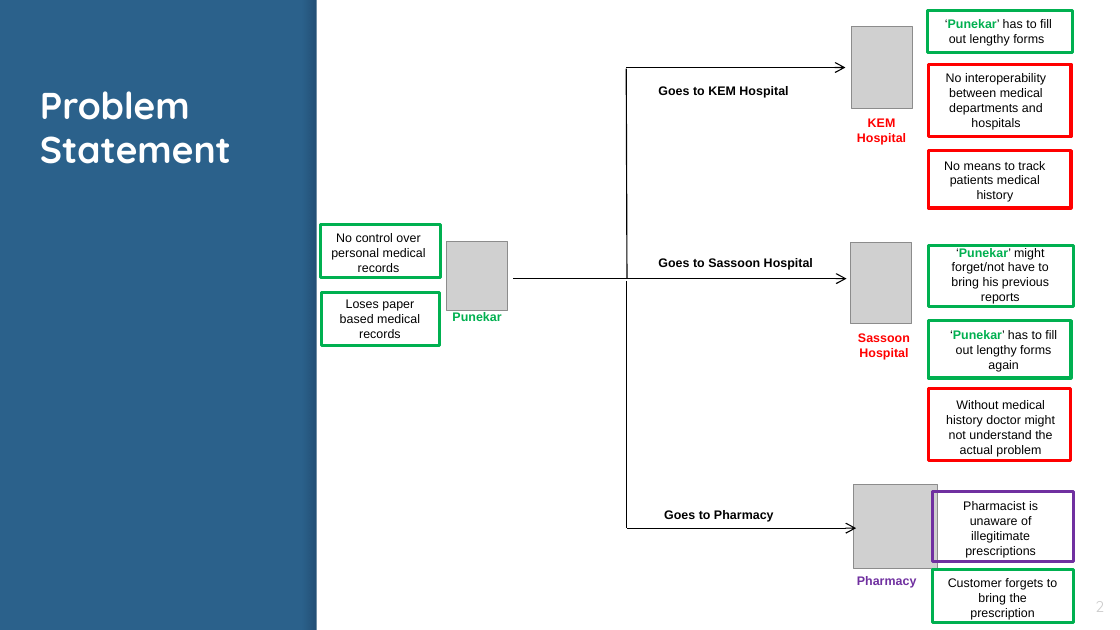
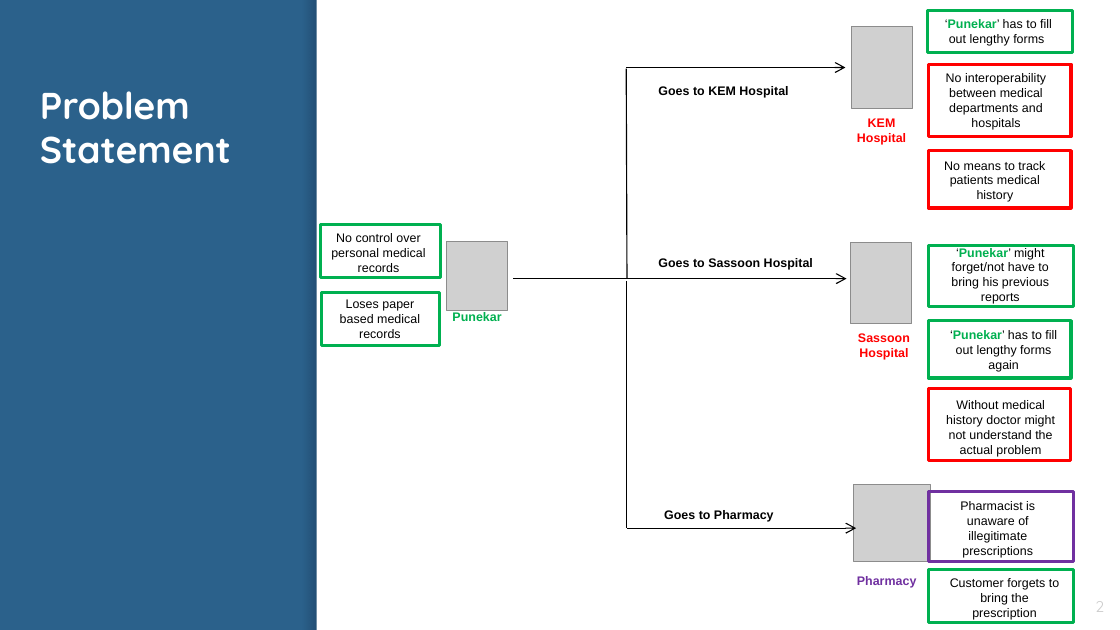
Before and after one commit to ShikharBhatt/NITI, a slide deck: slide 2 of niti aayog.pptx. Drawn at 1120x630 pixels with LibreOffice and Linux fonts; fonts in the diff are those of the drawing; grey boxes stand for pictures. Boxes give left, top, right and bottom in pixels: in the first picture for what was removed or moved away, otherwise in the second. Text is boxed around its words. In the diff, an @@ line names an element or a change of style, - is before the commit and + after.

Commit message:
Probelem Statement Diagram Aligned

```diff
--- a/niti aayog.pptx
+++ b/niti aayog.pptx
@@ picture: place and size @@
-picture at <box>853,484,937,568</box>
+picture at <box>853,484,931,561</box>
@@ rectangle: place and size @@
-rectangle at <box>933,492,1074,561</box>
+rectangle at <box>928,492,1073,561</box>
@@ rectangle: place and size @@
-rectangle at <box>933,569,1074,622</box>
+rectangle at <box>928,569,1073,622</box>
```
